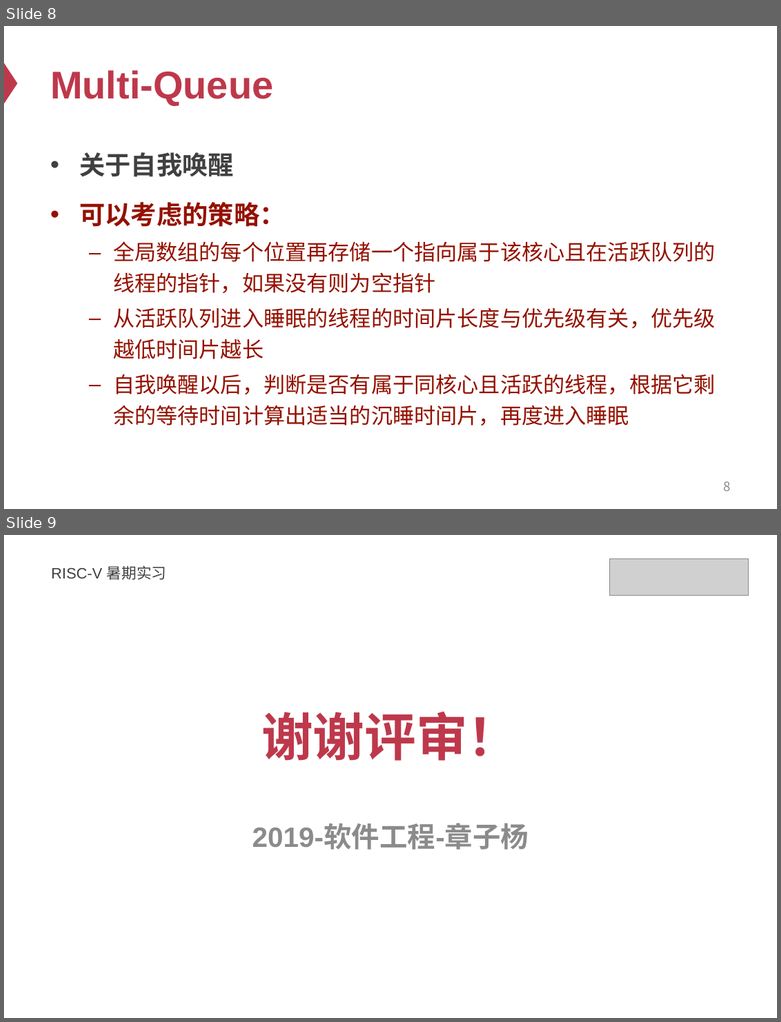
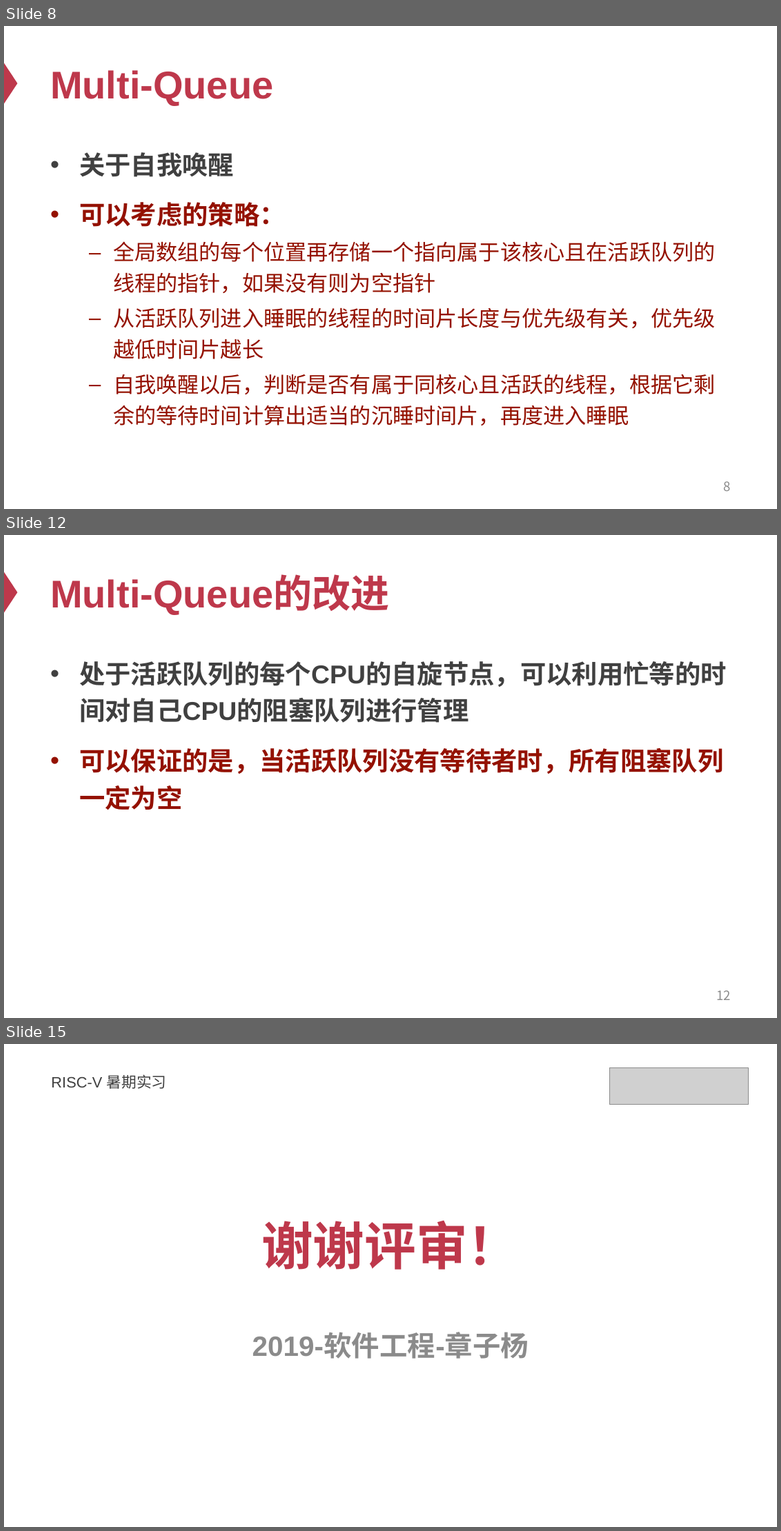
Before and after one commit to SineStriker/uxlock-minimal, a slide deck: docs/slides/初探方向.pptx. Shown one above the other, each under a label of ours: slides 8 and 9 before the commit, slides 8, 12 and 15 after it; the slides between them are not shown. The pictures are 781x1022 and 781x1531 pixels, drawn with LibreOffice and Linux fonts; fonts in the diff are those of the drawing; grey boxes stand for pictures. Boxes give left, top, right and bottom in pixels: in the first picture for what was removed or moved away, otherwise in the second. Text is boxed around its words. In the diff, an @@ line names an element or a change of style, - is before the commit and + after.

```diff
--- a/docs/slides/初探方向.pptx
+++ b/docs/slides/初探方向.pptx
@@ slide 12 added at [4,535,777,1018], background #FFFFFF; not listed: 1 template element that a slide beside it also shows @@
@@ title added at [50,577,390,614], 36 pt, text #BE384B, bold @@
+Multi-Queue的改进
@@ text added at [79,661,726,810], 24 pt, text #404040, bold @@
+• 处于活跃队列的每个CPU的自旋节点，可以利用忙等的时间对自己CPU的阻塞队列进行管理
+• 可以保证的是，当活跃队列没有等待者时，所有阻塞队列一定为空
@@ page number added at [716,990,731,1000], 12 pt, text #8C8C8C @@
+12
@@ what was slide 9 is now slide 15 @@
```
Also in this commit, not shown: 5 other slides added, 3 other files.
